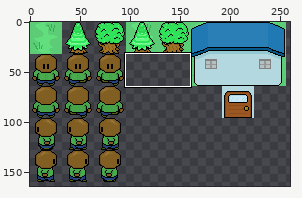
File history of a sprite sheet, Orbs/bin/IMAGES/GameSpriteSheet.png. Above, an overview of the earlier version with the close-up marked.
Close-up. Old version:
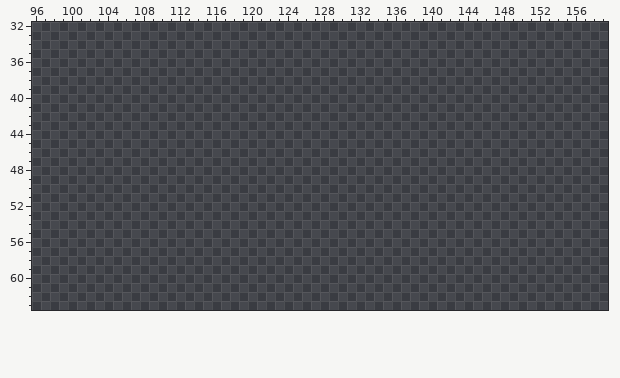
The file is 480x480 pixels. Colours within 5 levels of each other are drawn and written as one. Shown: x 96..159, y 32..63. The wide view leaves out empty margins.
The same view after the edit:
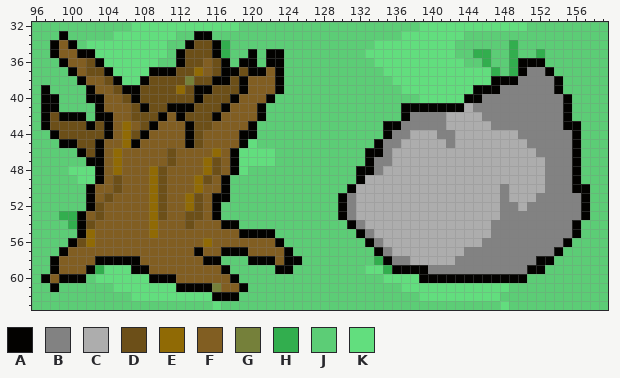
Palette (. is transparent): A #030200  B #828282  C #adadad  D #6c4f18  E #906a05  F #815e22  G #75803a  H #32ae4e  J #5ccd76  K #62de7e
Diff:
Changed rows in their new state; - is an unchanged pixel.
first column x 96:
32 JJJJJJJJJJJKKKKKKKKKKKKJJJJJJJJJJJJJJJJJJJJKKKKKKKKKKKKJJJJJJJJJ
33 JJJAJJJJJKKKKKKKJJAAJJJJJJJJJJJJJJJJJJJJJKKKKKKKJJJJJJJJJJJJJJJJ
34 JJAFAJKKKKKKKKKJJADDAHJJJJJJJJJJJJJJJJKKKKKKKKKJJJJJJHJJJJJJJJJJ
35 JJAFFAAKKKKKKKKJADDDAHJJAJAAJJJJJJJJJKKKKKKKKKKJJHHJJHJJHJJJJJJJ
36 JJJAFFDAKKKKKKJJADDFDAJAAJAAJJJJJJJJJJKKKKKKKKKKJJHJJHAAAJJJJJJJ
37 JJJJAFDDAKKKKAAADDEFDAADAAFAJJJJJJJJJJJKKKKKKKKKKKKHJHABBAJJJJJJ
38 JJJJJAFFDAKKADDDDGDDAADAFFFAJJJJJJJJJJJJKKKKKKKKKKKAAABBBBAJJJJJ
39 JAJJJJAFFDAADDDDEDAADDDAFFFAJJJJJJJJJJJJJKKKKKKKKAAABBBBBBAJJJJJ
40 JAAJJJAAFFDADDDDDDADDDAFFFAJJJJJJJJJJJJJJJJKKKKKAABBBBBBBBBAJJJJ
41 JAAJJJJAFFFDADDAAADDDAFFFAJJJJJJJJJJJJJJJAAAAAAACBBBBBBBBBBAJJJJ
42 JADAAAJAAFFDDDAFADDDAFFFFAJJJJJJJJJJJJJJJABBBBCCCCBBBBBBBBBAJJJJ
43 JADDDDADAFEFDAFFFADDFFFFAJJJJJJJJJJJJJJAABBBBBCCCCCBBBBBBBBAAJJJ
44 JJADDDDDAFEDAFFFFADFFFFAAJJJJJJJJJJJJJJABBCCCBBCCCCCCCBBBBBBAJJJ
45 JJJAADDAFFEAFFFFFADFFFFAKJJJJJJJJJJJJJABBCCCCCBCCCCCCCCBBBBBAJJJ
46 JJJJJADAFEFFFFFDFFFFEFAKKKKJJJJJJJJJJAABCCCCCCCCCCCCCCCCBBBBAJJJ
47 JJJJJJAAFEFFFFFDFFFEDFAKKKKJJJJJJJJJJABBCCCCCCCCCCCCCCCCCBBBAJJJ
48 JJJJKKKAFEFFFEDFFFFEDFAKJJJJJJJJJJJJAABCCCCCCCCCCCCCCCCCCBBBAJJJ
49 JJJJJKKAFDFFFEDFFFEDFAJJJJJJJJJJJJJJACCCCCCCCCCCCCCCCCCCCBBBAJJJ
50 JJJJJJAFFDFFFEDFFFEFFAJJJJJJJJJJJJJACCCCCCCCCCCCCCCCBCCCCBBBAAJJ
51 JJJJJJAFDFFFFEDFFEDFAAJJJJJJJJJJJJABCCCCCCCCCCCCCCCCBCCCBBBBBAJJ
52 JJJJJJADFFFFFEDFFEDFAJJJJJJJJJJJJJABCCCCCCCCCCCCCCCCBBCBBBBBBAJJ
53 JJJHHAFDFFFFFEDFFDDFAJJJJJJJJJJJJJABCCCCCCCCCCCCCCCCBBBBBBBBBAJJ
54 JJJJHADFFFFFFEFFFDFFFAAJJJJJJJJJJJJABCCCCCCCCCCCCCCBBBBBBBBBAJJJ
55 JJJJJAEFFFFFFEFFFFFFFFFAAAAJJJJJJJJJABCCCCCCCCCCCCCBBBBBBBBBAJJJ
56 JJJJADEFFFFFFFFFFFFEFFFFFFFAJJJJJJJJJABCCCCCCCCCCCBBBBBBBBBAJJJJ
57 JJJAFFFFFFFFFFFFFFAFFAAAFFFFAJJJJJJJJJABCCCCCCCCBBBBBBBBBBAJJJJJ
58 JJAFFFFAAAAAFFFFFFFAAJJJAAAFAAJJJJJJJJHABBCCCCCBBBBBBBBBAAJJJJJJ
59 JJAFFFAHKKKAAFFFFFFFFAJJJJJAAJJJJJJJJKKHAAAABBBBBBBBBBBAAJJJJJJJ
60 JAFAAAJKKKKKKAAAFFFFFFAJJJJJJJJJJJJJJJJKKKKAAAAAAAAAAAAJJJJJJJJJ
61 JJAJJJJJJKKKKKKKAAAAGFFAJJJJJJJJJJJJJJJJJKKKKKKKKKKKKJJJJJJJJJJJ
62 JJJJJJJJJJJKKKKKKKKKAAAJJJJJJJJJJJJJJJJJJJJKKKKKKKKKJJJJJJJJJJJJ
63 JJJJJJJJJJJJJJJJJJJJKJJJJJJJJJJJJJJJJJJJJJJJJJJJJJJJKJJJJJJJJJJJ
Boxes around the changes in both close-ups, in picture pixels (x1, y1, x2, y2):
added: (32, 22, 608, 310)
